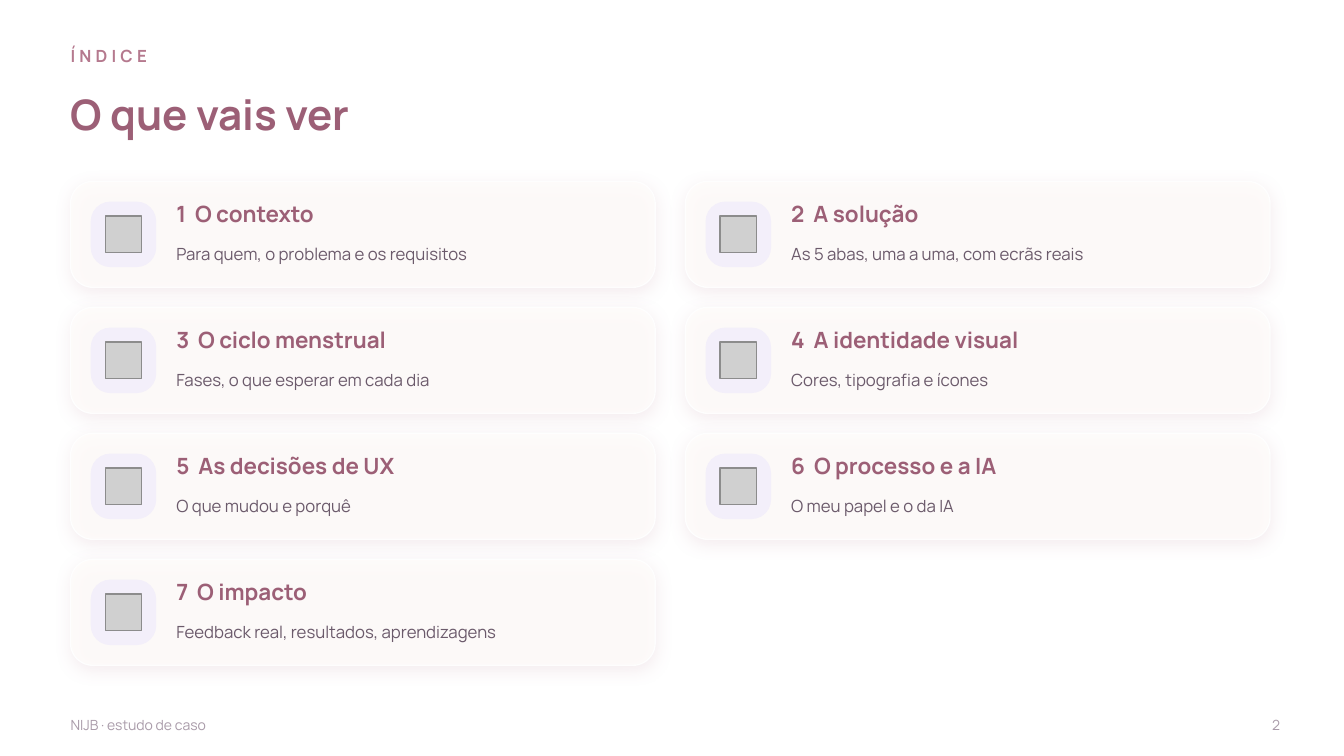
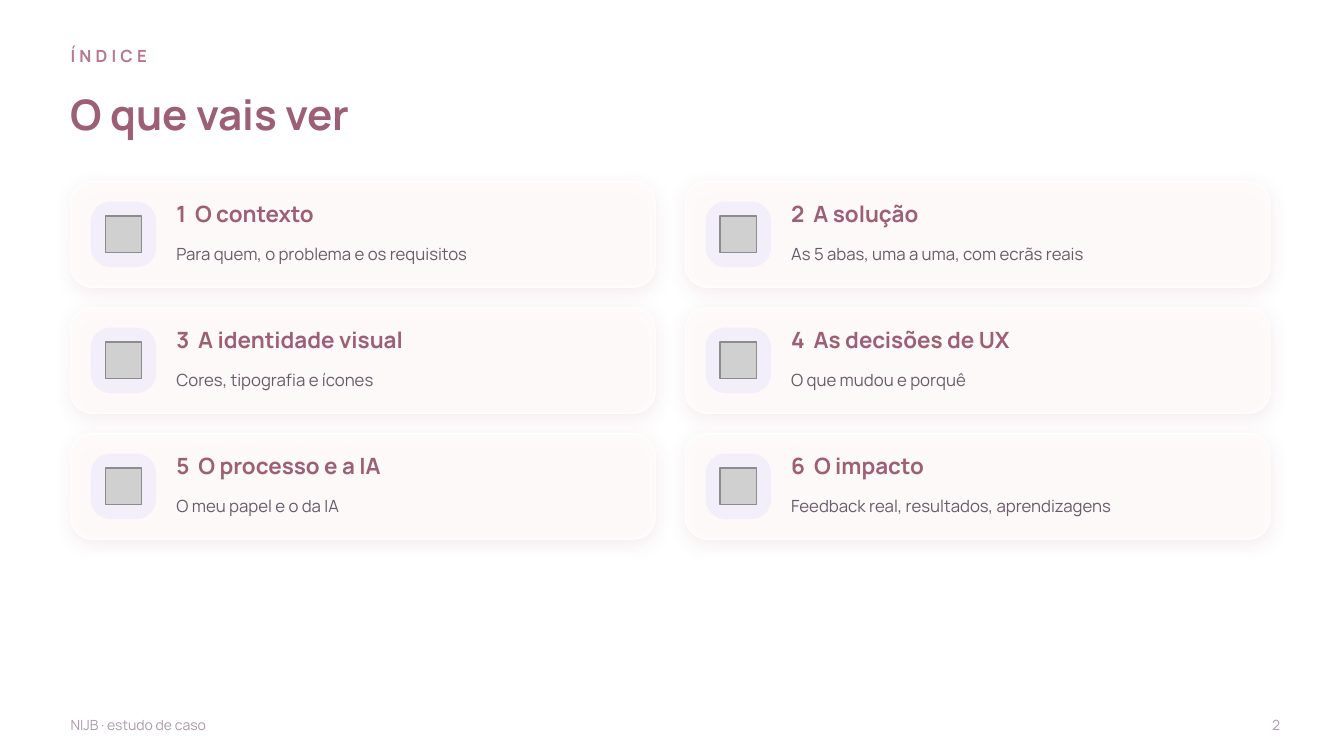
Before and after one commit to nauquero/nau-quero, a slide deck: slide 2 of NIJB-estudo-de-caso-completo.pptx. Drawn at 1344x756 pixels with LibreOffice and Linux fonts; fonts in the diff are those of the drawing; grey boxes stand for pictures; background and template pictures are left out. Boxes give left, top, right and bottom in pixels: in the first picture for what was removed or moved away, otherwise in the second. Text is boxed around its words. In the diff, an @@ line names an element or a change of style, - is before the commit and + after.

```diff
--- a/NIJB-estudo-de-caso-completo.pptx
+++ b/NIJB-estudo-de-caso-completo.pptx
@@ text at <box>176,331,403,349</box>: text changed @@
-3 O ciclo menstrual
+3 A identidade visual
@@ text at <box>791,330,1010,349</box>: text changed @@
-4 A identidade visual
+4 As decisões de UX
@@ text at <box>176,373,373,390</box>: text changed @@
-Fases, o que esperar em cada dia
+Cores, tipografia e ícones
@@ text at <box>791,373,966,390</box>: text changed @@
-Cores, tipografia e ícones
+O que mudou e porquê
@@ text at <box>176,457,380,480</box>: text changed @@
-5 As decisões de UX
+5 O processo e a IA
@@ text at <box>791,457,924,480</box>: text changed @@
-6 O processo e a IA
+6 O impacto
@@ text at <box>176,499,339,516</box>: text changed @@
-O que mudou e porquê
+O meu papel e o da IA
@@ text at <box>791,500,1111,516</box>: text changed @@
-O meu papel e o da IA
+Feedback real, resultados, aprendizagens
@@ rounded rectangle removed at <box>71,560,655,665</box> @@
@@ rounded rectangle removed at <box>91,580,156,645</box> @@
@@ picture removed at <box>105,594,141,630</box> @@
@@ text removed at <box>176,583,307,606</box> @@
-7 O impacto
@@ text removed at <box>176,625,496,642</box> @@
-Feedback real, resultados, aprendizagens
```
Also in this commit, not shown: 13 other slides changed, 4 slides removed.
